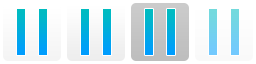
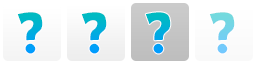
Layered file, before and after one edit (256×64). Changes by layer:
removed layer "Layer 3 copy 3" from group "Disable" over (x1=209, y1=9, x2=239, y2=55)
added layer "?" in group "Disable" over (x1=209, y1=12, x2=235, y2=54)
removed layer "Layer 3 copy 2" from group "Down" over (x1=145, y1=9, x2=175, y2=55)
added layer "? copy" in group "Down" over (x1=145, y1=12, x2=171, y2=54)
removed layer "Layer 3 copy" from group "Hover" over (x1=81, y1=9, x2=111, y2=55)
added layer "? copy 2" in group "Hover" over (x1=81, y1=12, x2=107, y2=54)
removed layer "Layer 3" from group "Idle" over (x1=17, y1=9, x2=47, y2=55)
added layer "? copy 3" in group "Idle" over (x1=17, y1=12, x2=43, y2=54)
